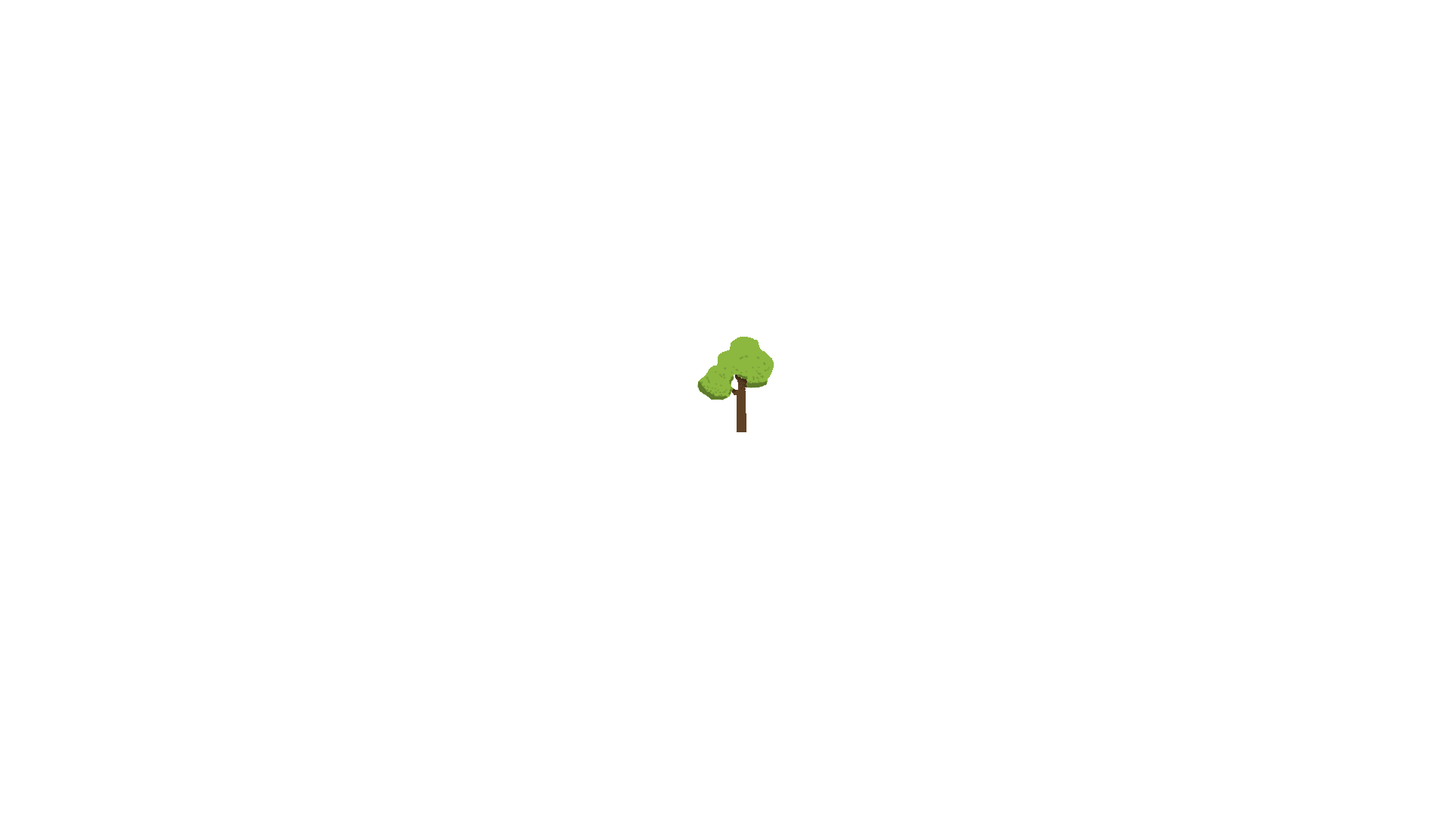
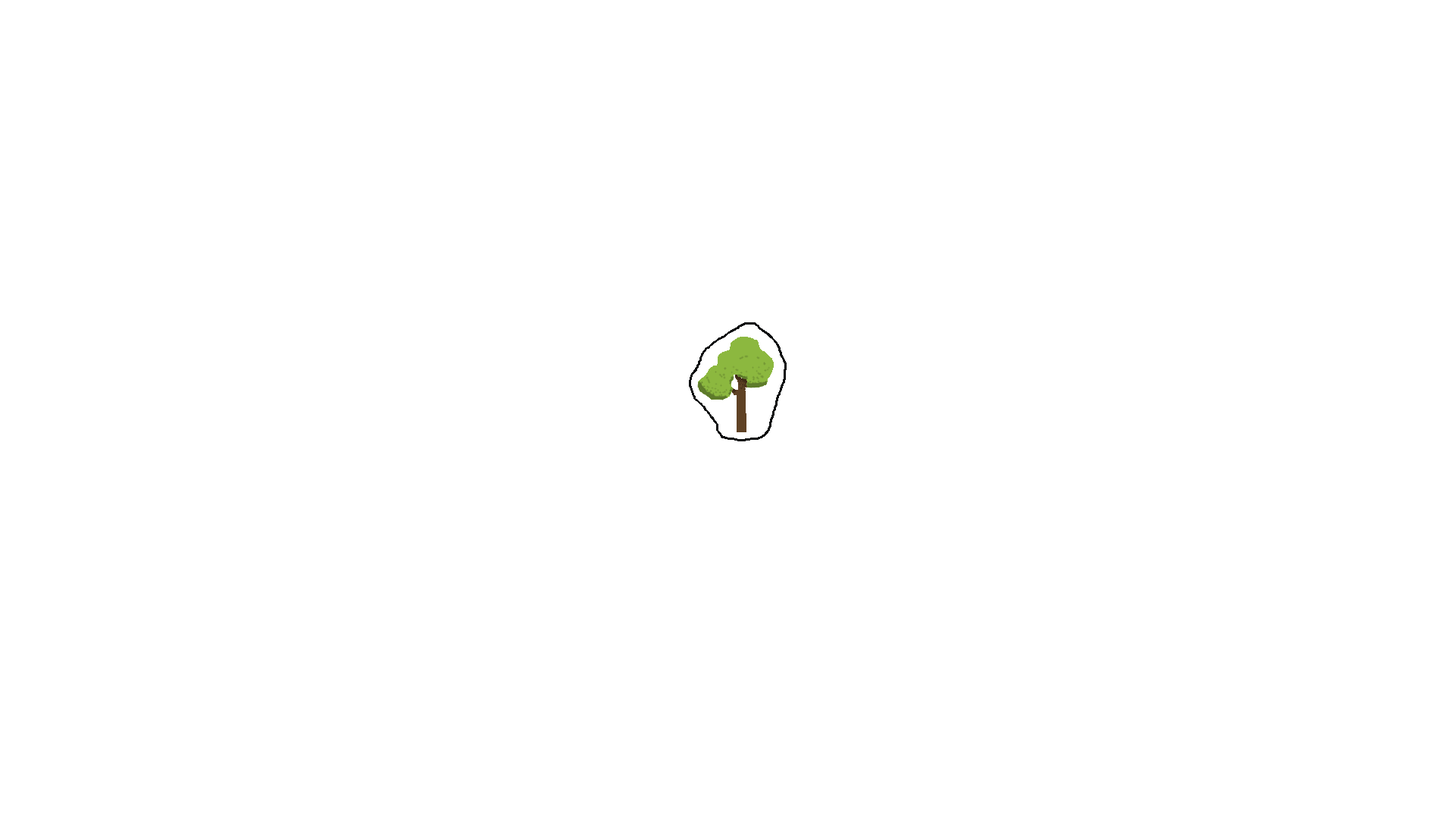
Comparing the layer stacks of the two 1455 × 819 images. Changes:
painted on "Back" over (689, 322, 787, 442)
